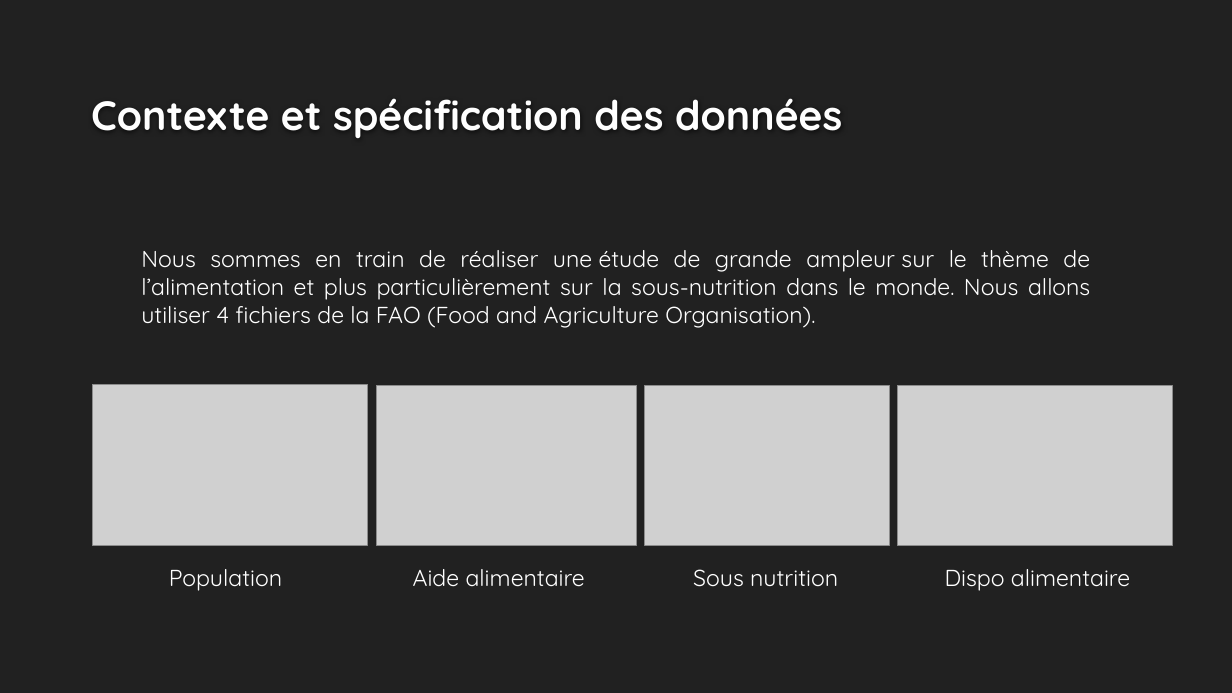
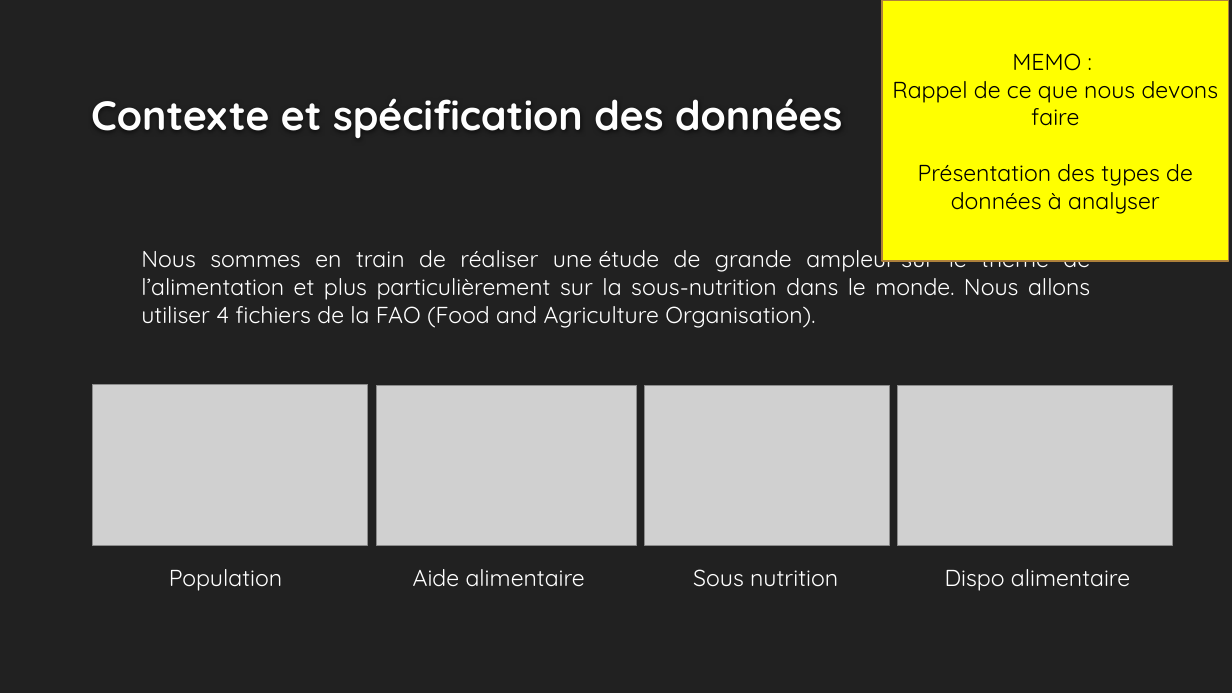
Before and after one commit to ziedbelhocine/Cours-OC, a slide deck: slide 2 of Data_Analyst/Projet_4/Template+de+présentation_Faim_monde-V2.pptx. Drawn at 1232x693 pixels with LibreOffice and Linux fonts; fonts in the diff are those of the drawing; grey boxes stand for pictures; background and template pictures are left out. Boxes give left, top, right and bottom in pixels: in the first picture for what was removed or moved away, otherwise in the second. Text is boxed around its words. In the diff, an @@ line names an element or a change of style, - is before the commit and + after.

```diff
--- a/Data_Analyst/Projet_4/Template+de+présentation_Faim_monde-V2.pptx
+++ b/Data_Analyst/Projet_4/Template+de+présentation_Faim_monde-V2.pptx
@@ rectangle added at (882,0,1228,261), fill #FFFF00, outline #AE813B 1.25 pt, 18 pt, text #000000 @@
+MEMO :
+Rappel de ce que nous devons faire
+Présentation des types de données à analyser
```
Also in this commit, not shown: 12 other slides changed, 11 other files.
